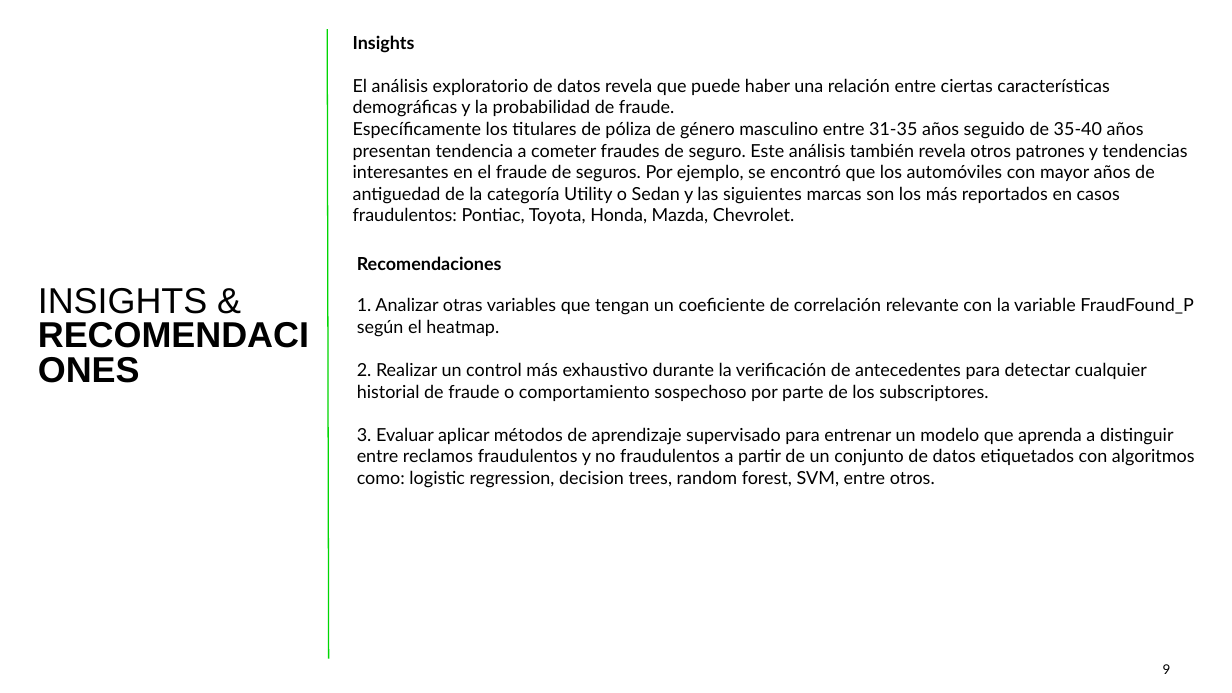
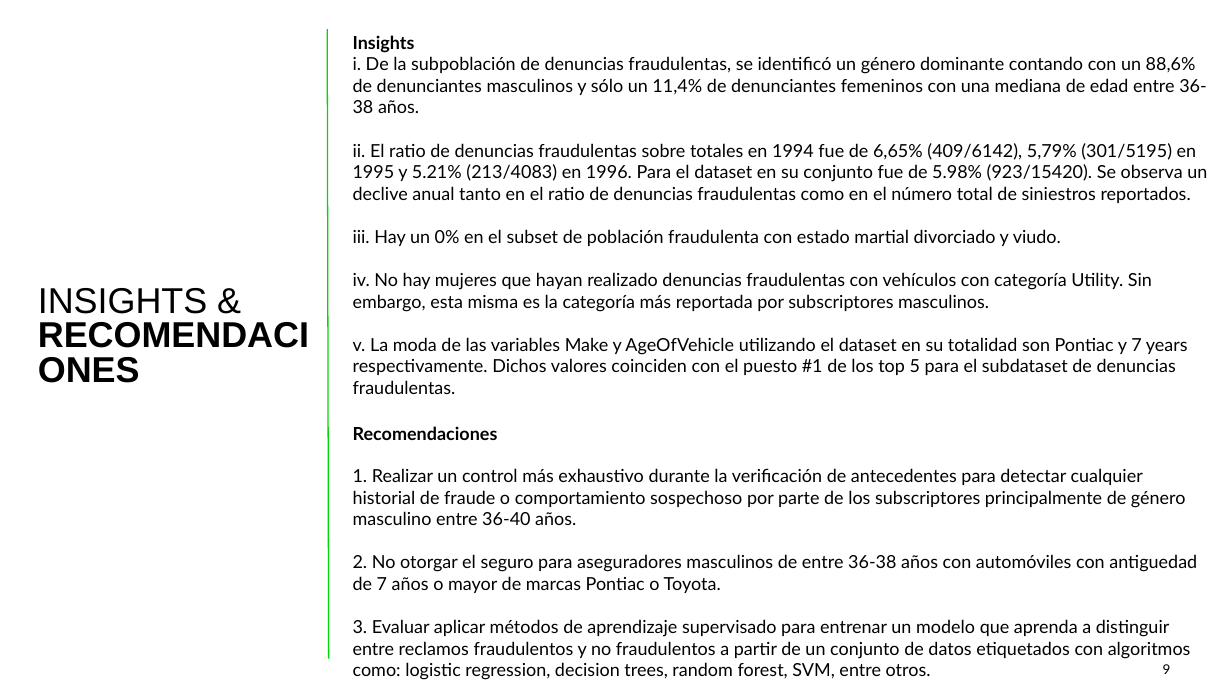
Before and after one commit to moniq0108/DataScience-Qin-entregables-varios, a slide deck: slide 9 of Data_StoryTelling_insight+Qin.pptx. Drawn at 1232x693 pixels with LibreOffice and Linux fonts; fonts in the diff are those of the drawing. Boxes give left, top, right and bottom in pixels: in the first picture for what was removed or moved away, otherwise in the second. Text is boxed around its words. In the diff, an @@ line names an element or a change of style, - is before the commit and + after.

```diff
--- a/Data_StoryTelling_insight+Qin.pptx
+++ b/Data_StoryTelling_insight+Qin.pptx
@@ text at <box>353,56,1207,394</box>: text changed @@
-El análisis exploratorio de datos revela que puede haber una relación entre ciertas características demográficas y la probabilidad de fraude.
-Específicamente los titulares de póliza de género masculino entre 31-35 años seguido de 35-40 años presentan tendencia a cometer fraudes de seguro. Este análisis también revela otros patrones y tendencias interesantes en el fraude de seguros. Por ejemplo, se encontró que los automóviles con mayor años de antiguedad de la categoría Utility o Sedan y las siguientes marcas son los más reportados en casos fraudulentos: Pontiac, Toyota, Honda, Mazda, Chevrolet.
+i. De la subpoblación de denuncias fraudulentas, se identificó un género dominante contando con un 88,6% de denunciantes masculinos y sólo un 11,4% de denunciantes femeninos con una mediana de edad entre 36-38 años.
+ii. El ratio de denuncias fraudulentas sobre totales en 1994 fue de 6,65% (409/6142), 5,79% (301/5195) en 1995 y 5.21% (213/4083) en 1996. Para el dataset en su conjunto fue de 5.98% (923/15420). Se observa un declive anual tanto en el ratio de denuncias fraudulentas como en el número total de siniestros reportados.
+iii. Hay un 0% en el subset de población fraudulenta con estado martial divorciado y viudo.
+iv. No hay mujeres que hayan realizado denuncias fraudulentas con vehículos con categoría Utility. Sin embargo, esta misma es la categoría más reportada por subscriptores masculinos.
+v. La moda de las variables Make y AgeOfVehicle utilizando el dataset en su totalidad son Pontiac y 7 years respectivamente. Dichos valores coinciden con el puesto #1 de los top 5 para el subdataset de denuncias fraudulentas.
@@ text "Recomendaciones": place and size @@
-text "Recomendaciones" at <box>357,256,1195,488</box>
+text "Recomendaciones" at <box>353,468,1197,680</box>
@@ text at <box>353,468,1197,593</box>: text changed @@
-1. Analizar otras variables que tengan un coeficiente de correlación relevante con la variable FraudFound_P según el heatmap.
-2. Realizar un control más exhaustivo durante la verificación de antecedentes para detectar cualquier historial de fraude o comportamiento sospechoso por parte de los subscriptores.
+1. Realizar un control más exhaustivo durante la verificación de antecedentes para detectar cualquier historial de fraude o comportamiento sospechoso por parte de los subscriptores principalmente de género masculino entre 36-40 años.
+2. No otorgar el seguro para aseguradores masculinos de entre 36-38 años con automóviles con antiguedad de 7 años o mayor de marcas Pontiac o Toyota.
```
Also in this commit, not shown: 2 other slides changed.
